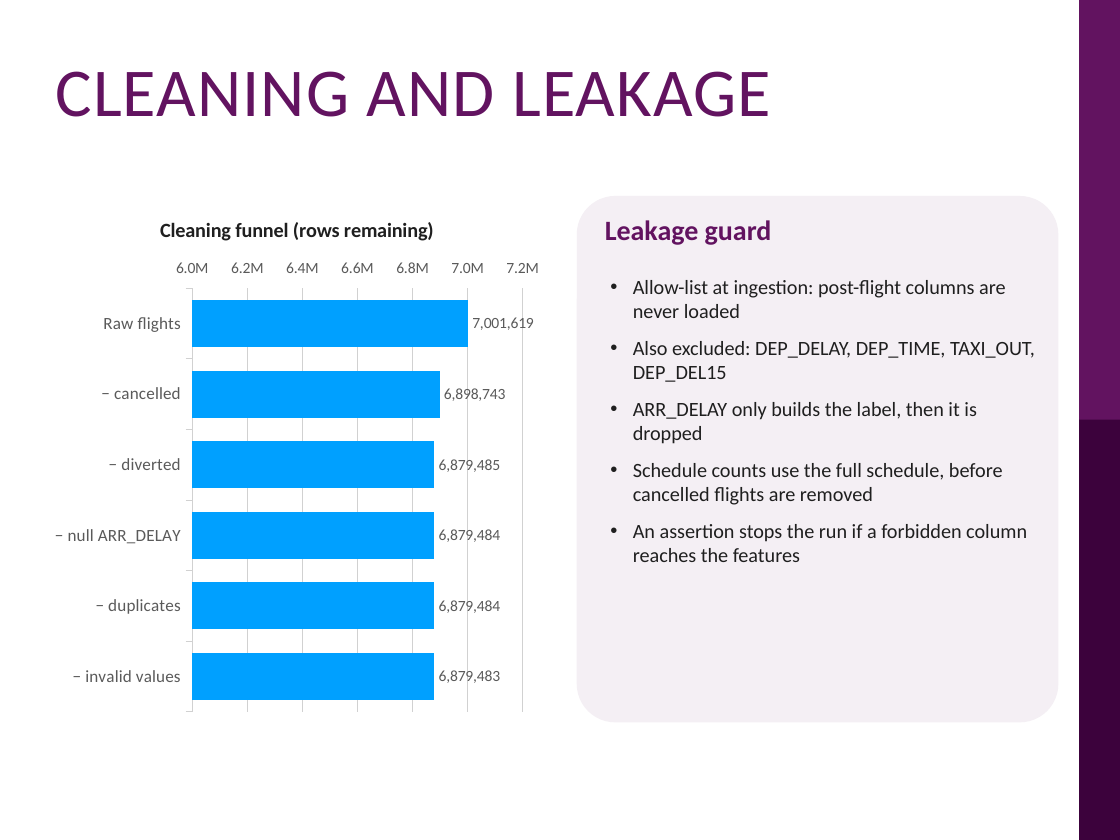
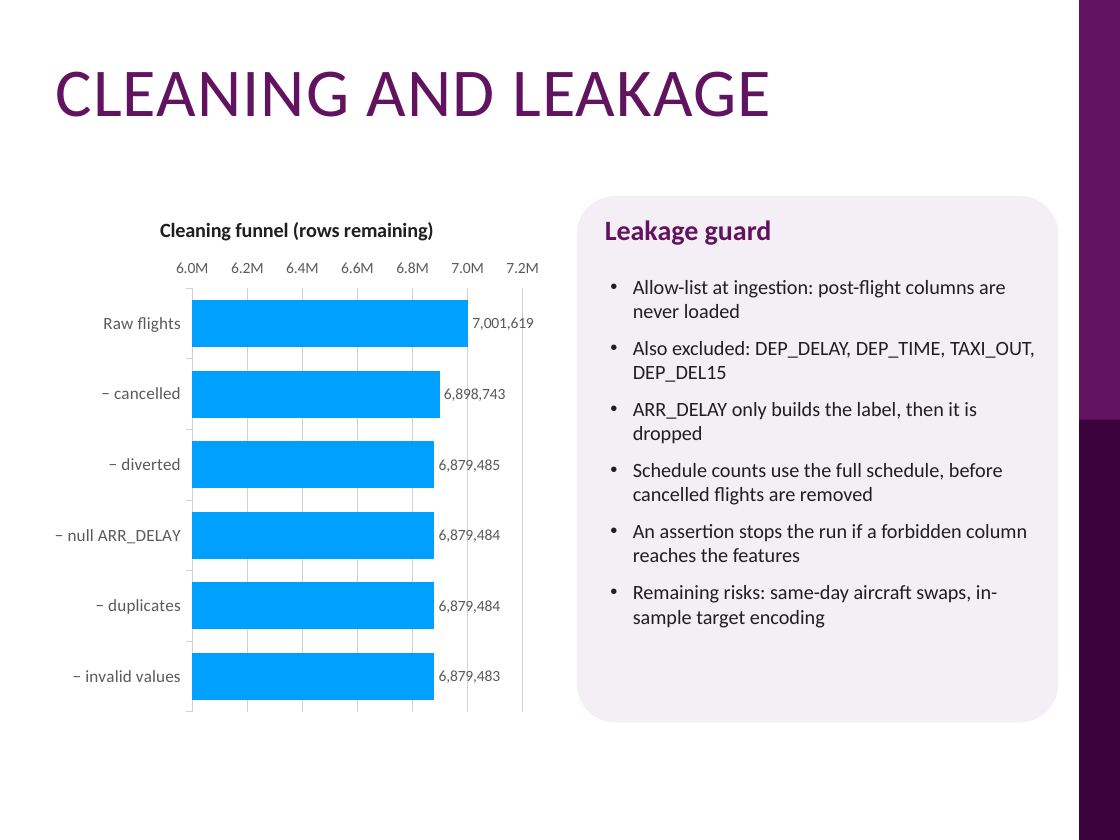
Before and after one commit to tiong0526/clone-21092024, a slide deck: slide 9 of bdmla-flight-delay/presentation/BDMLA_CW1_Flight_Delay_Presentation.pptx. Drawn at 1120x840 pixels with LibreOffice and Linux fonts; fonts in the diff are those of the drawing; background and template pictures are left out. Boxes give left, top, right and bottom in pixels: in the first picture for what was removed or moved away, otherwise in the second. Text is boxed around its words. In the diff, an @@ line names an element or a change of style, - is before the commit and + after.

```diff
--- a/bdmla-flight-delay/presentation/BDMLA_CW1_Flight_Delay_Presentation.pptx
+++ b/bdmla-flight-delay/presentation/BDMLA_CW1_Flight_Delay_Presentation.pptx
@@ text at (x1=633, y1=585, x2=997, y2=628): paragraph added @@
+• Remaining risks: same-day aircraft swaps, in-sample target encoding
```
Also in this commit, not shown: 7 other slides changed, 2 slides added, 3 other files.
